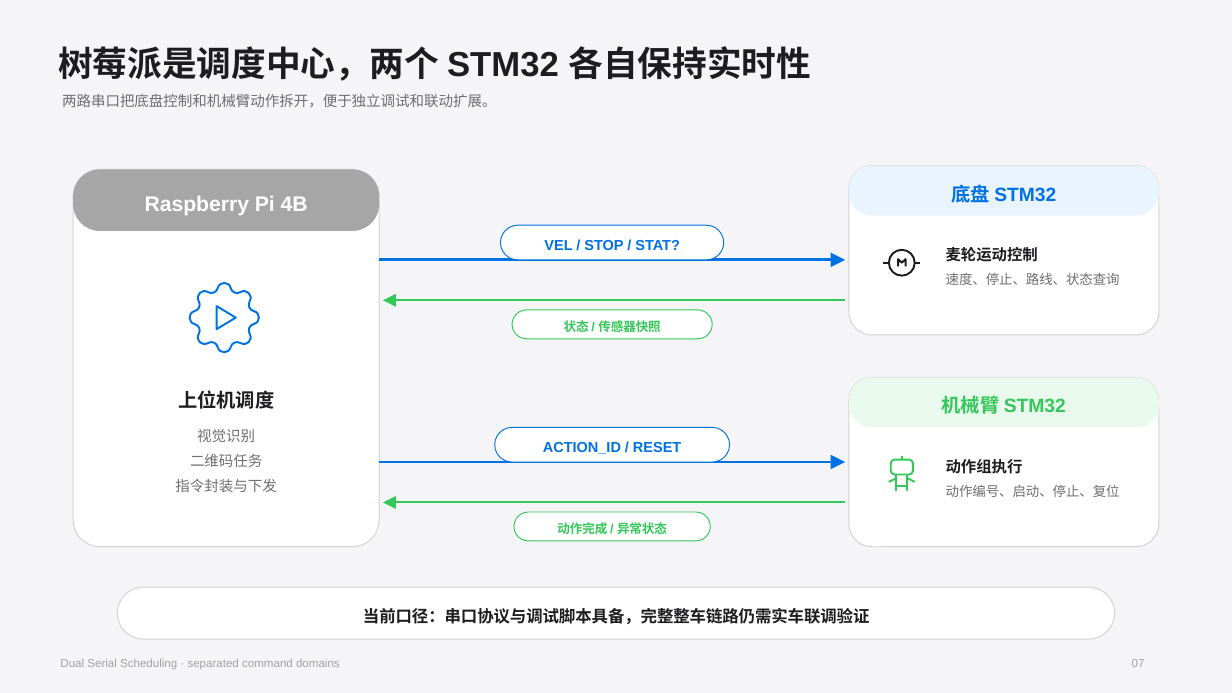
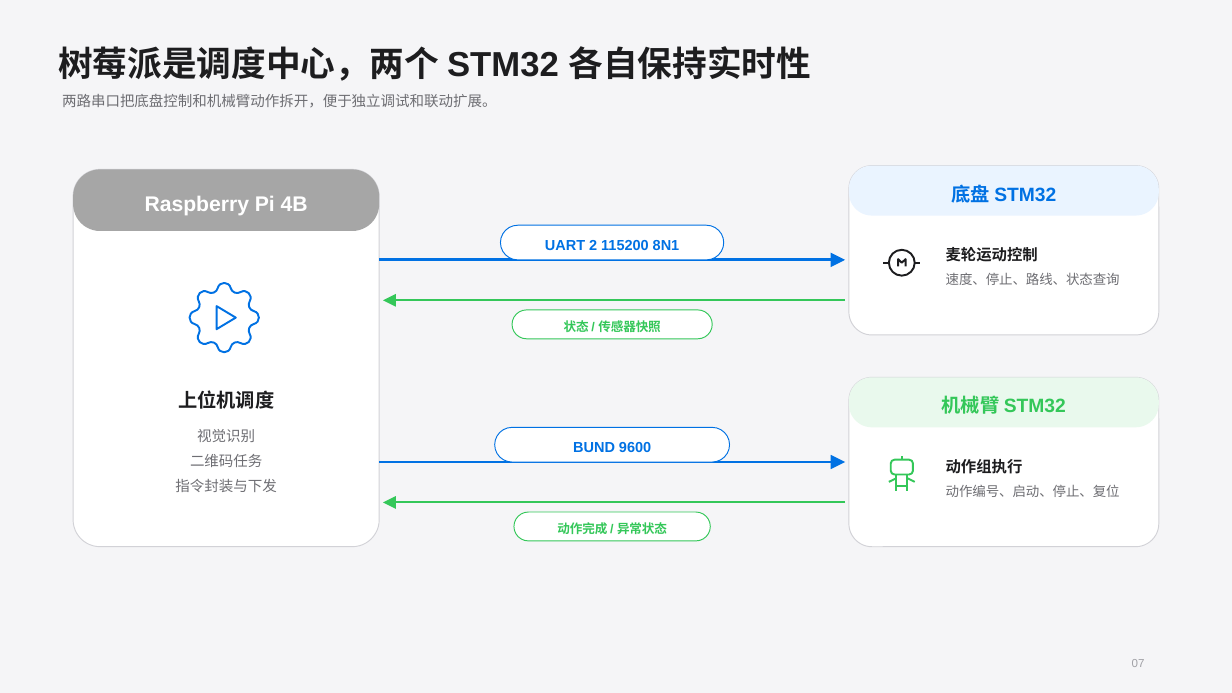
Before and after one commit to Chemcrin/IntelligentTransformCart, a slide deck: slide 5 of 汇报资料/intelligent_logistics_cart_final_20260705_205017.pptx (slide 7 before the commit). Drawn at 1232x693 pixels with LibreOffice and Linux fonts; fonts in the diff are those of the drawing. Boxes give left, top, right and bottom in pixels: in the first picture for what was removed or moved away, otherwise in the second. Text is boxed around its words. In the diff, an @@ line names an element or a change of style, - is before the commit and + after.

```diff
--- a/汇报资料/intelligent_logistics_cart_final_20260705_205017.pptx
+++ b/汇报资料/intelligent_logistics_cart_final_20260705_205017.pptx
@@ text at (545, 240, 680, 250): text changed @@
-VEL / STOP / STAT?
+UART 2 115200 8N1
@@ text at (573, 442, 651, 452): text changed @@
-ACTION_ID / RESET
+BUND 9600
@@ rounded rectangle removed at (117, 587, 1115, 639) @@
@@ text removed at (363, 608, 870, 624) @@
-当前口径：串口协议与调试脚本具备，完整整车链路仍需实车联调验证
@@ text removed at (60, 659, 340, 669) @@
-Dual Serial Scheduling · separated command domains
```
Also in this commit, not shown: 8 other slides changed, 2 slides added, 1 slide removed, 1 other file.
